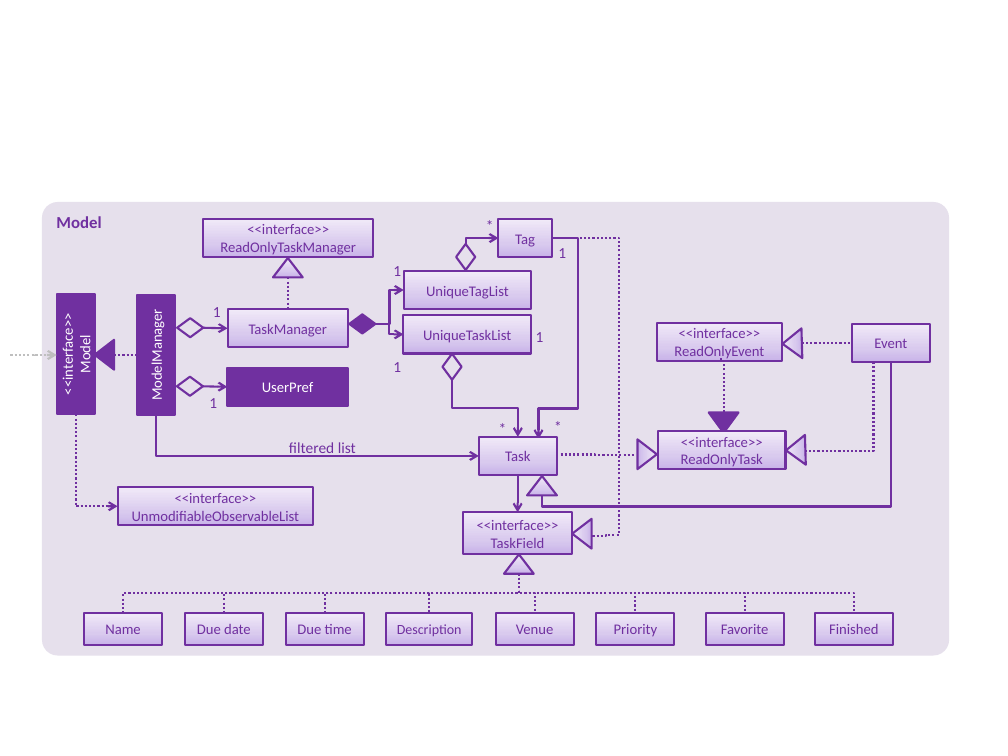
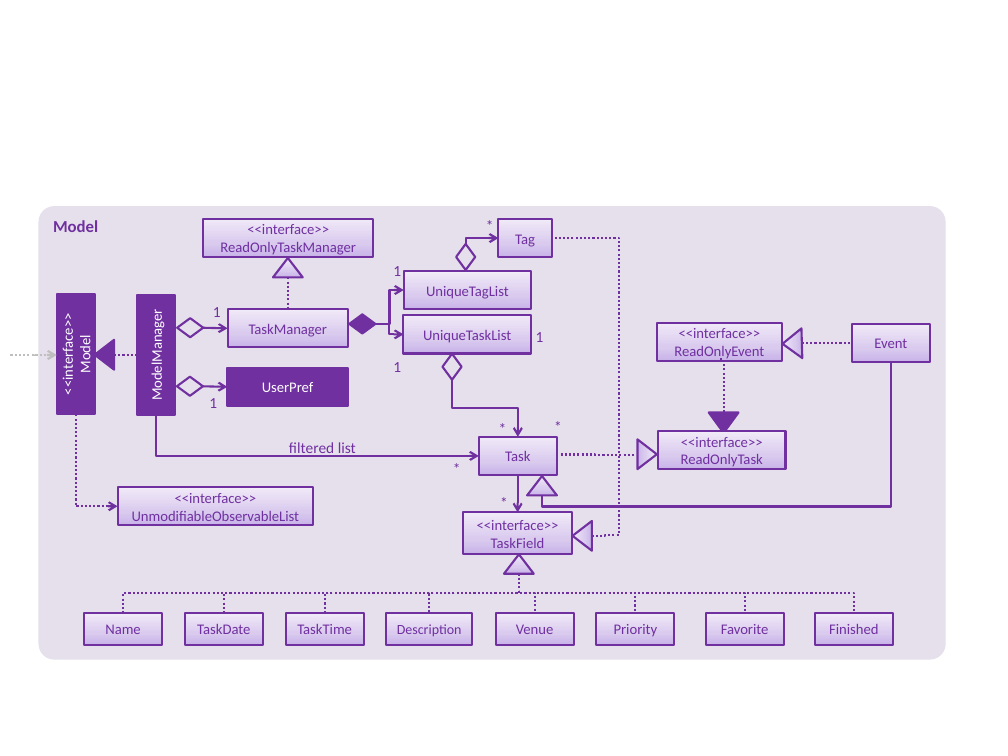
Before and after one commit to CS2103JAN2017-W10-B1/addressbook-level4, a slide deck: slide 1 of docs/diagrams/ModelComponentClassDiagram.pptx. Drawn at 1008x756 pixels with LibreOffice and Linux fonts; fonts in the diff are those of the drawing. Boxes give left, top, right and bottom in pixels: in the first picture for what was removed or moved away, otherwise in the second. Text is boxed around its words. In the diff, an @@ line names an element or a change of style, - is before the commit and + after.

Commit message:
[Diagram] Change model diagram

```diff
--- a/docs/diagrams/ModelComponentClassDiagram.pptx
+++ b/docs/diagrams/ModelComponentClassDiagram.pptx
@@ rounded rectangle "Model" moved from (x1=42, y1=202, x2=950, y2=655) to (x1=38, y1=206, x2=946, y2=659) @@
@@ elbow arrow removed from (552, 238) to (538, 438) @@
@@ text removed at (x1=558, y1=248, x2=566, y2=258) @@
-1
@@ elbow line removed from (805, 451) to (874, 363) @@
@@ triangle removed at (x1=786, y1=435, x2=806, y2=465) @@
@@ text added at (x1=447, y1=459, x2=468, y2=479), 11 pt, text #7030A0 @@
+*
@@ text added at (x1=494, y1=493, x2=515, y2=513), 11 pt, text #7030A0 @@
+*
@@ text in rectangle at (x1=197, y1=624, x2=250, y2=634): text changed @@
-Due date
+TaskDate
@@ text in rectangle at (x1=297, y1=624, x2=352, y2=634): text changed @@
-Due time
+TaskTime
```
